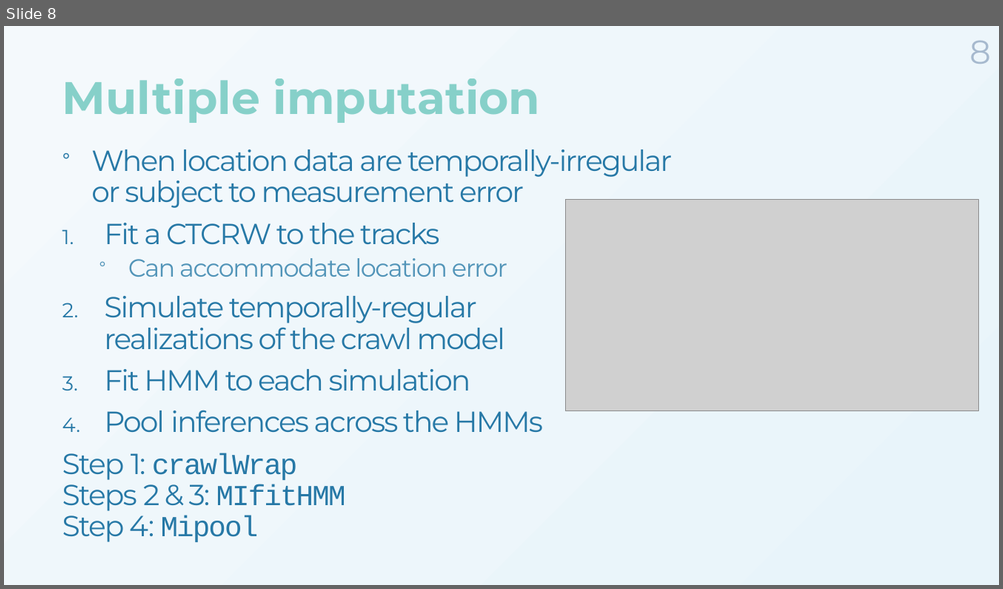
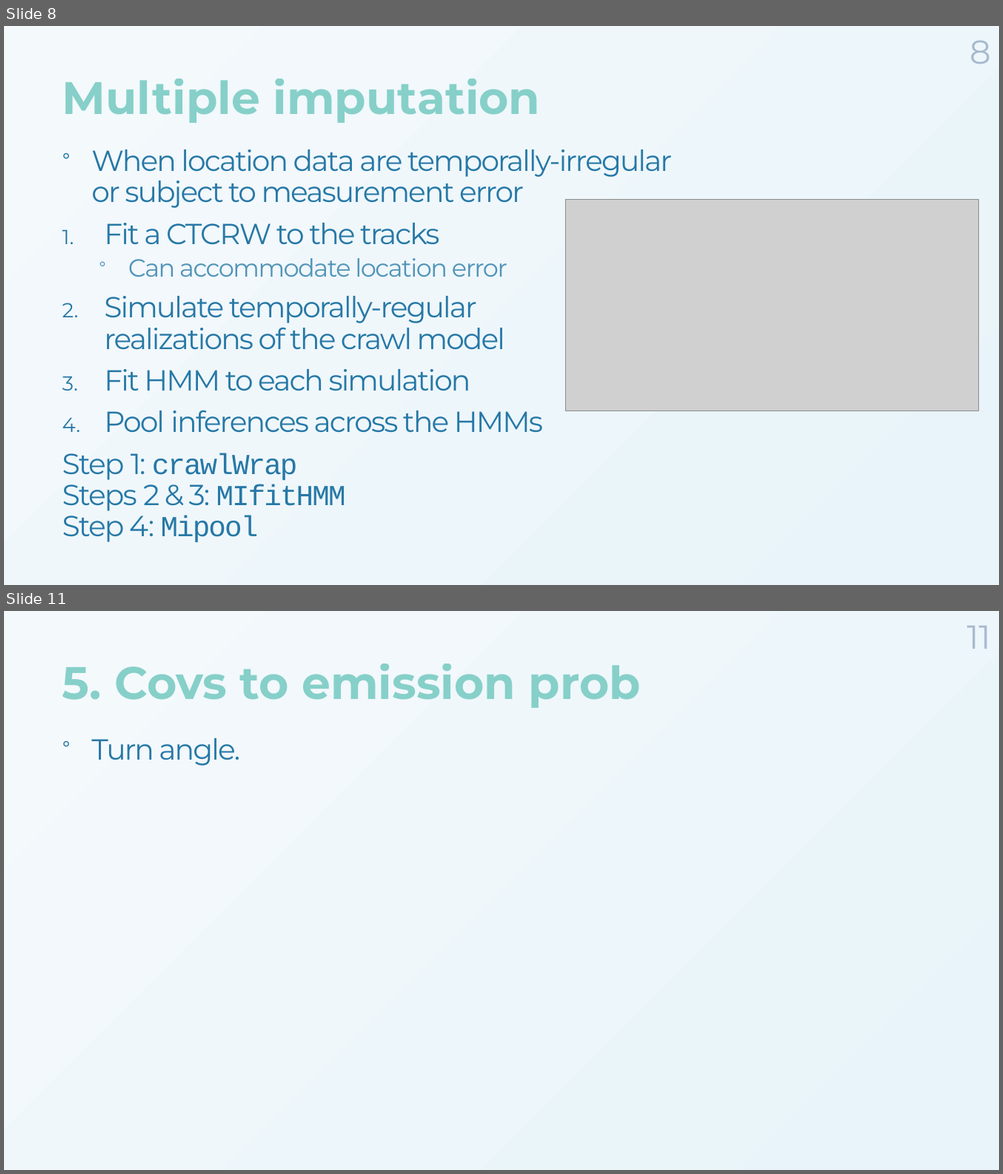
Before and after one commit to MarieAugerMethe/DFO_HMM_2022, a slide deck: Day2/HMM_Tutorial_Day2.pptx. Shown one above the other, each under a label of ours: slide 8 before the commit, slides 8 and 11 after it; the slides between them are not shown. The pictures are 1003x589 and 1003x1174 pixels, drawn with LibreOffice and Linux fonts; fonts in the diff are those of the drawing; grey boxes stand for pictures; background and template pictures are left out. Boxes give left, top, right and bottom in pixels: in the first picture for what was removed or moved away, otherwise in the second. Text is boxed around its words. In the diff, an @@ line names an element or a change of style, - is before the commit and + after.

```diff
--- a/Day2/HMM_Tutorial_Day2.pptx
+++ b/Day2/HMM_Tutorial_Day2.pptx
@@ slide 11 added at <box>4,611,999,1170</box>, background gradient #F4F9FC to #E8F4FA @@
@@ page number added at <box>967,626,990,649</box>, 32 pt, text #A6B9CE @@
+11
@@ title added at <box>62,664,640,708</box>, 44 pt, text gradient #7BCCC4 to #0868AC, bold @@
+5. Covs to emission prob
@@ text added at <box>91,738,240,766</box>, 28 pt, text #2678A6 @@
+° Turn angle.
```
Also in this commit, not shown: 2 slides changed, 1 other file.
